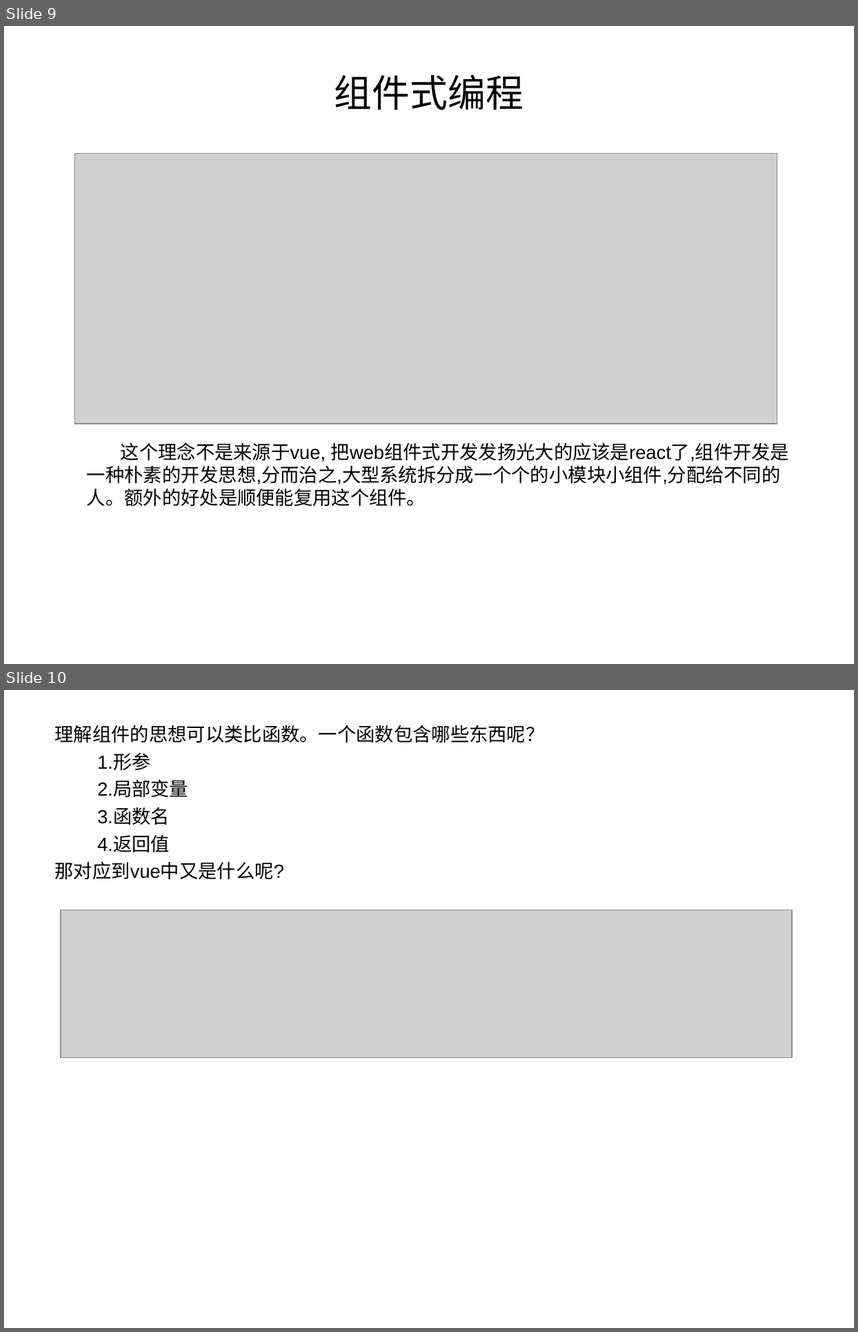
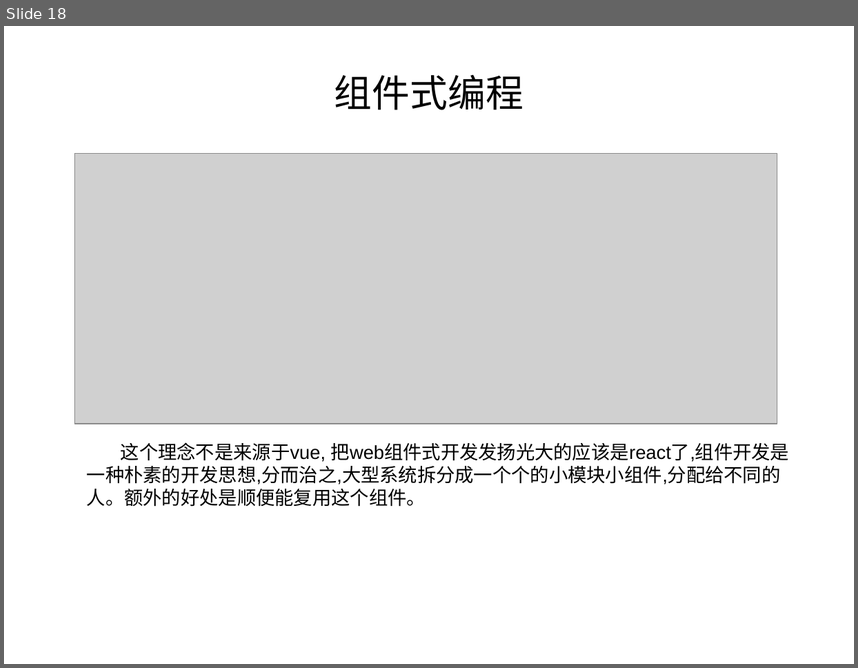
Before and after one commit to ysyes/vue, a slide deck: Vue深入浅出.ppt. Shown one above the other, each under a label of ours: slides 9 and 10 before the commit, slide 18 after it. The pictures are 858x1332 and 858x668 pixels, drawn with LibreOffice and Linux fonts; fonts in the diff are those of the drawing; grey boxes stand for pictures. Boxes give left, top, right and bottom in pixels: in the first picture for what was removed or moved away, otherwise in the second. Text is boxed around its words. In the diff, an @@ line names an element or a change of style, - is before the commit and + after.

```diff
--- a/Vue深入浅出.ppt
+++ b/Vue深入浅出.ppt
@@ slide 10 removed at [4,690,854,1328], background #FFFFFF @@
@@ text removed at [55,725,545,880] @@
-理解组件的思想可以类比函数。一个函数包含哪些东西呢？
-  1.形参
-  2.局部变量
-  3.函数名
-  4.返回值
-那对应到vue中又是什么呢?
@@ picture removed at [61,909,792,1057] @@
@@ what was slide 9 is now slide 18 @@
```
Also in this commit, not shown: 6 slides changed, 8 slides added, 8 other slides removed, 2 other files.
